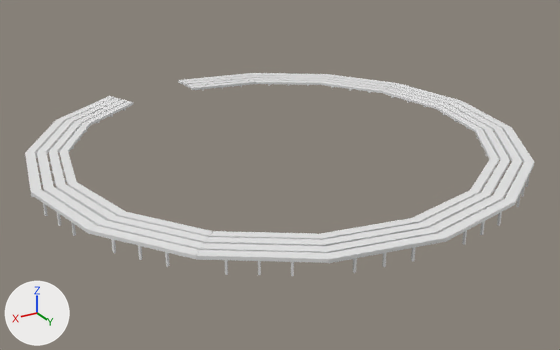
The FBX model Assets/Art/Lighthouse/Benches/bench.fbx as it was, and as the next commit left it.
Before and after are seen from a 50 mm camera at (7.62, 12.76, 5.59) aimed at (0.09, 0.22, -0.68). Lighting does not change. The marker at lower left points along +X, +Y and +Z. Where no turn or scale is listed for an object, it has been applied to the vertices. Vertices at the same position are counted once.

The older version as bpy lines, for what is in view:
```python
me_sphere_008 = bpy.data.meshes.new('Sphere.008')
me_sphere_008.from_pydata(...)  # 11516 vertices, 11200 faces; spans x -5.01..5.0, y -5.0..5.01, z -0.31..0.0
# faces by material slot: [3100, 8100]
me_sphere_008.materials.append(mat_wood)  # white #e7e7e7
me_sphere_008.materials.append(mat_metal)  # white #e7e7e7
ob_benches = bpy.data.objects.new('benches', me_sphere_008)
ob_benches.location = (0.0, 0.0, 0.01)
```
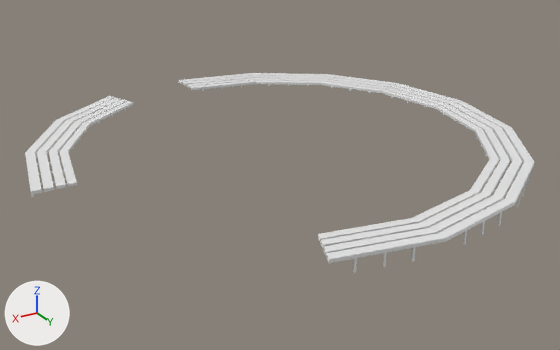
Where the newer file only moved an object's origin or applied its transform, the numbers keep the older frame.

Pixel boxes [x1, y1, x2, y2] of what changed, in the pictures (560 x 350 px):
'benches', reshaped: before [25, 73, 535, 276]; after [25, 73, 535, 273]
part 1 of me_sphere_008, deleted: before [31, 182, 329, 276]

Edits to the bpy script that builds the scene:
```text
Change me_sphere_008:
    used by ob_benches; location = (0.0, 0.0, 0.01)
    remove me_sphere_008.from_pydata(...)  # 11516 vertices, 11200 faces; spans x -5.01..5.0, y -5.0..5.01, z -0.31..0.0
    add me_sphere_008.from_pydata(...)  # 9548 vertices, 9388 faces; spans x -5.01..5.0, y -5.0..5.01, z -0.31..0.0
    me_sphere_008 part 1: 21 loose pieces with 1968 vertices, spanning x 1.59..5.0, y 0.0..4.62, z -0.31..0.0, are deleted
```
